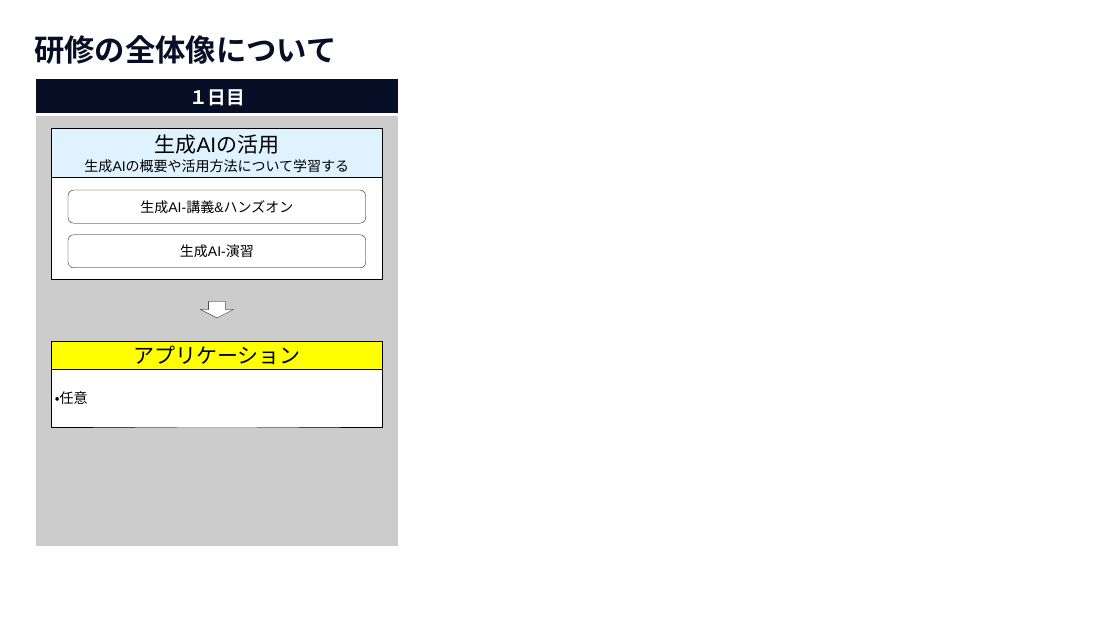
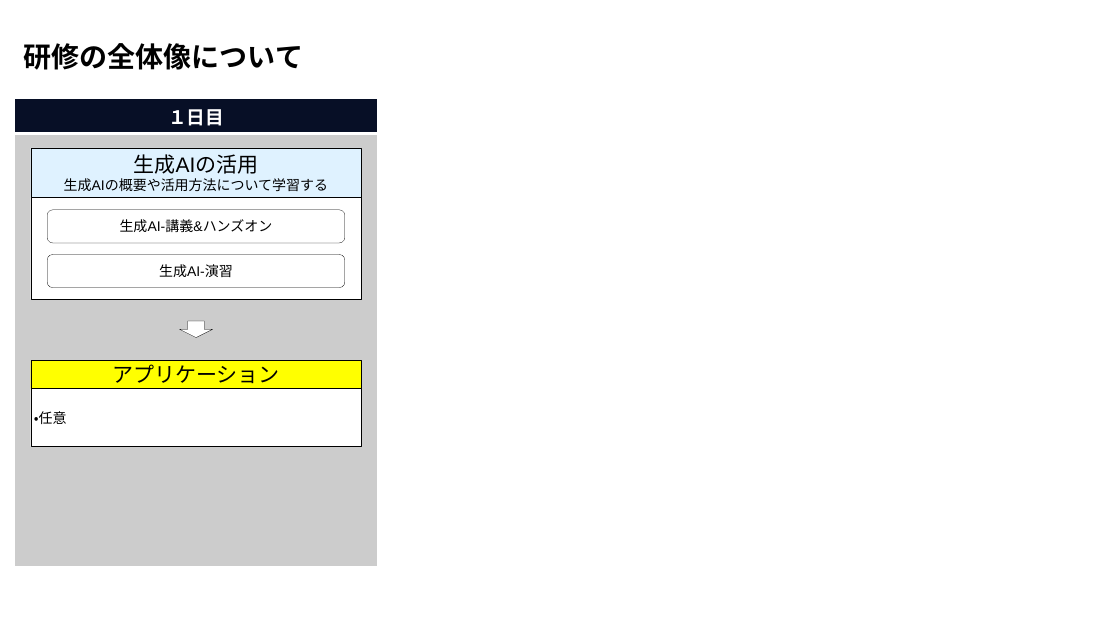
Before and after one commit to nishida2073/ai_navive, a slide deck: slide 2 of 00_オリエンテーション/【AI Native研修-生成AI】研修の概要.pptx. Drawn at 1120x630 pixels with LibreOffice and Linux fonts; fonts in the diff are those of the drawing. Boxes give left, top, right and bottom in pixels: in the first picture for what was removed or moved away, otherwise in the second. Text is boxed around its words. In the diff, an @@ line names an element or a change of style, - is before the commit and + after.

```diff
--- a/00_オリエンテーション/【AI Native研修-生成AI】研修の概要.pptx
+++ b/00_オリエンテーション/【AI Native研修-生成AI】研修の概要.pptx
@@ title "研修の全体像について": place and size @@
-title "研修の全体像について" at box(34, 35, 337, 64)
+title "研修の全体像について" at box(24, 43, 303, 70)
@@ title "研修の全体像について" at box(24, 43, 303, 70): size 26 to 24 pt, text colour #070F26 to #000000; line spacing 1 to 0.9; vertical alignment top to middle @@
@@ 4 rectangles, 2 rounded rectangles, 1 table, 1 down arrow: place and size @@
-4 rectangles, 2 rounded rectangles, 1 table, 1 down arrow at box(36, 79, 398, 545)
+4 rectangles, 2 rounded rectangles, 1 table, 1 down arrow at box(15, 98, 377, 565)
```
Also in this commit, not shown: 1 other slide changed, 2 other files.
